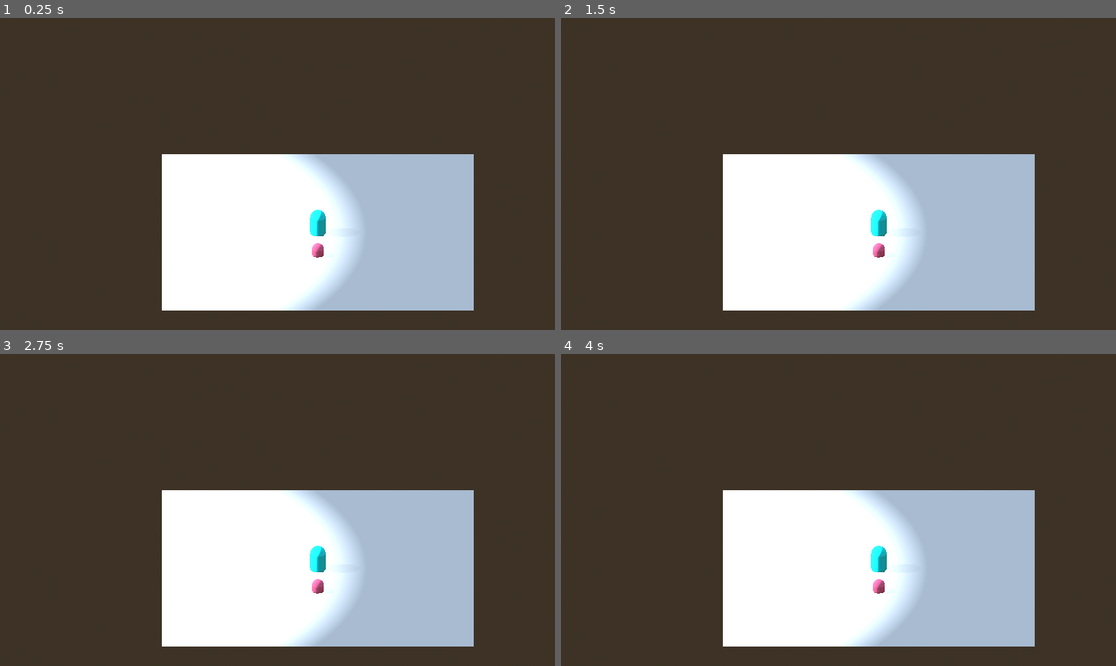
Above: before the commit, frames 1-4 (two rows, left to right).
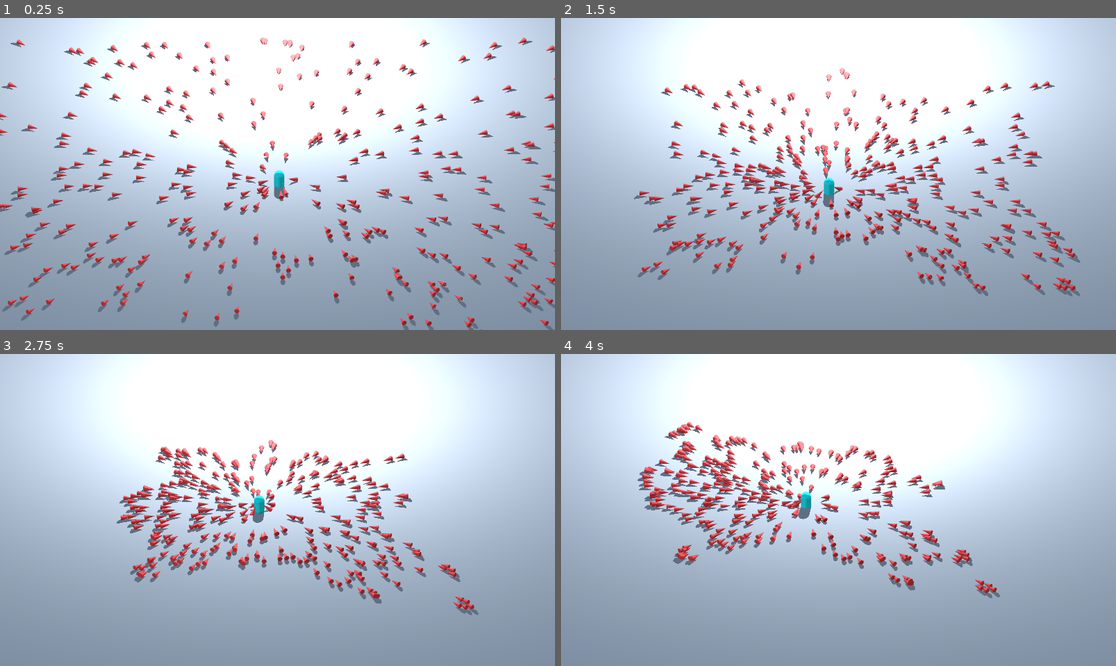
Above: after the commit, the same moments.

Repository: AnubrataDS/swarm
Game: Godot game, scene res://base.tscn
The game is run twice, just before and just after one commit, with the same random seed, the same clock (stepped at 60 frames per second) and the same inputs.
Inputs:
- Up to frame 1 (0.25 s): no input
- Up to frame 2 (1.5 s): no input
- Up to frame 3 (2.75 s): no input
- Up to frame 4 (4 s): no input

The runs differ from the first frame. In frame 1, 94% of the frame differs, in the area x 0-100%, y 0-100%; in frame 2, 95%; in frame 3, 94%; in frame 4, 94%.

Commit message:
Swarming v1

Diff:
--- a/base.tscn
+++ b/base.tscn
@@ -1,8 +1,15 @@
-[gd_scene load_steps=10 format=3 uid="uid://cxisj3pm4rwcg"]
+[gd_scene load_steps=11 format=3 uid="uid://cxisj3pm4rwcg"]
+
+[ext_resource type="Script" uid="uid://dhcj8cdeafcj3" path="res://spawner.gd" id="1_rpg24"]
+[ext_resource type="Script" uid="uid://dv22la5wopenx" path="res://player.gd" id="2_3vi8l"]
 
 [sub_resource type="PlaneMesh" id="PlaneMesh_g5ejs"]
+size = Vector2(1000, 1000)
+subdivide_width = 1000
+subdivide_depth = 1000
 
 [sub_resource type="StandardMaterial3D" id="StandardMaterial3D_g5ejs"]
+albedo_color = Color(0.57700837, 0.5770084, 0.57700837, 1)
 
 [sub_resource type="ProceduralSkyMaterial" id="ProceduralSkyMaterial_g5ejs"]
 
@@ -21,46 +28,51 @@
 [sub_resource type="StandardMaterial3D" id="StandardMaterial3D_rpg24"]
 albedo_color = Color(0.13725491, 1, 1, 1)
 
-[sub_resource type="CapsuleMesh" id="CapsuleMesh_rpg24"]
-radius = 0.392
-height = 1.046
-
-[sub_resource type="StandardMaterial3D" id="StandardMaterial3D_3vi8l"]
-albedo_color = Color(0.99215686, 0.4392157, 0.5803922, 1)
+[sub_resource type="CylinderShape3D" id="CylinderShape3D_rpg24"]
+height = 2.1
+radius = 0.7
 
 [node name="Node3D" type="Node3D"]
+script = ExtResource("1_rpg24")
 
 [node name="Plane" type="MeshInstance3D" parent="."]
 mesh = SubResource("PlaneMesh_g5ejs")
 surface_material_override/0 = SubResource("StandardMaterial3D_g5ejs")
 
 [node name="Camera3D" type="Camera3D" parent="."]
-transform = Transform3D(1, 0, 0, 0, 0.8660254, 0.5, 0, -0.5, 0.8660254, -0.25898206, 1.5367045, 1.9121838)
+transform = Transform3D(1, 0, 0, 0, 0.8660254, 0.5, 0, -0.5, 0.8660254, 0, 6.0843296, 10.286768)
 projection = 1
 current = true
-size = 2.0
-near = 0.001
-far = 99999.0
+fov = 104.1
+size = 3.0
+far = 999999.0
 
 [node name="WorldEnvironment" type="WorldEnvironment" parent="."]
 environment = SubResource("Environment_3vi8l")
-
-[node name="OmniLight3D" type="OmniLight3D" parent="."]
-transform = Transform3D(1, 0, 0, 0, 1, 0, 0, 0, 1, -1.3691838, 0.89799726, 0)
-light_energy = 1.495
-shadow_enabled = true
-shadow_bias = 0.021
-shadow_normal_bias = 1.602
-shadow_transmittance_bias = 2.06
-shadow_opacity = 0.31
-omni_range = 1.927
 
 [node name="Player" type="MeshInstance3D" parent="."]
 transform = Transform3D(0.1, 0, 0, 0, 0.1, 0, 0, 0, 0.1, 0, 0.05882878, 0)
 mesh = SubResource("CapsuleMesh_g5ejs")
 surface_material_override/0 = SubResource("StandardMaterial3D_rpg24")
+script = ExtResource("2_3vi8l")
 
-[node name="Enemy" type="MeshInstance3D" parent="."]
-transform = Transform3D(0.1, 0, 0, 0, 0.1, 0, 0, 0, 0.1, 0, 0.023568131, 0.27928868)
-mesh = SubResource("CapsuleMesh_rpg24")
-surface_material_override/0 = SubResource("StandardMaterial3D_3vi8l")
+[node name="Area3D" type="Area3D" parent="Player"]
+collision_mask = 2
+
+[node name="CollisionShape3D" type="CollisionShape3D" parent="Player/Area3D"]
+shape = SubResource("CylinderShape3D_rpg24")
+debug_color = Color(0.6431373, 0.4, 0.8627451, 1)
+
+[node name="Camera3D2" type="Camera3D" parent="."]
+transform = Transform3D(1, 0, 0, 0, 0.8466672, 0.53212285, 0, -0.53212285, 0.8466672, 0, 0.5896543, 1.5837538)
+
+[node name="OmniLight3D" type="OmniLight3D" parent="."]
+transform = Transform3D(1, 0, 0, 0, 1, 0, 0, 0, 1, -0.024289846, 1.5337641, -2.2604003)
+light_energy = 3.415
+light_size = 0.094
+shadow_enabled = true
+shadow_bias = 0.037
+shadow_blur = 0.56
+distance_fade_enabled = true
+omni_range = 166.403
+omni_attenuation = 1.881
--- /dev/null
+++ b/enemy.tscn
@@ -0,0 +1,35 @@
+[gd_scene load_steps=5 format=3 uid="uid://gfpwhjm46mw1"]
+
+[ext_resource type="Script" uid="uid://cewpcdpdtgdti" path="res://enemy_behavior.gd" id="1_7k104"]
+
+[sub_resource type="CylinderMesh" id="CylinderMesh_7k104"]
+top_radius = 0.0
+radial_segments = 8
+cap_top = false
+
+[sub_resource type="StandardMaterial3D" id="StandardMaterial3D_4gyqm"]
+albedo_color = Color(1, 0.30588236, 0.3019608, 1)
+disable_receive_shadows = true
+
+[sub_resource type="CylinderShape3D" id="CylinderShape3D_7k104"]
+radius = 1.0
+
+[node name="Enemy" type="Node3D"]
+transform = Transform3D(0.1, 0, 0, 0, 0.1, 0, 0, 0, 0.1, 0, 0, 0)
+script = ExtResource("1_7k104")
+
+[node name="Body" type="Node3D" parent="."]
+
+[node name="Cone" type="MeshInstance3D" parent="Body"]
+transform = Transform3D(0.5, 0, 0, 0, -2.1855694e-08, 0.5, 0, -0.5, -2.1855694e-08, 0, 0.25, 0)
+mesh = SubResource("CylinderMesh_7k104")
+skeleton = NodePath("../..")
+surface_material_override/0 = SubResource("StandardMaterial3D_4gyqm")
+
+[node name="Area3D" type="Area3D" parent="."]
+collision_layer = 2
+collision_mask = 3
+
+[node name="CollisionShape3D" type="CollisionShape3D" parent="Area3D"]
+transform = Transform3D(1, 0, 0, 0, -4.371139e-08, -1, 0, 1, -4.371139e-08, 0, 0.25, 0)
+shape = SubResource("CylinderShape3D_7k104")
--- /dev/null
+++ b/enemy_behavior.gd
@@ -0,0 +1,21 @@
+extends Node3D
+
+@export var player_ref: Node3D
+@onready var area = $Area3D
+@onready var cone = $Body
+var velocity: Vector3 = Vector3(0,0,0)
+var seek_strength = Vector3(10,0,10)
+var push_strength = Vector3(1.5,0,1.5)
+func _ready():
+	pass
+
+func _physics_process(delta: float) -> void:
+	cone.look_at(player_ref.get_position())
+	velocity = (player_ref.get_position() - get_position()).normalized()*seek_strength
+	var rng = Vector3(randf_range(-1,1), 0, randf_range(-1,1))
+	velocity += rng
+	var bodies = area.get_overlapping_areas()
+	for body in bodies:
+		var push =  (get_position()-body.get_position()).normalized()
+		velocity += push*push_strength
+	translate(velocity*delta)
--- /dev/null
+++ b/player.gd
@@ -0,0 +1,6 @@
+extends MeshInstance3D
+
+
+func _physics_process(delta: float) -> void:
+	var rng = Vector3(randf_range(-2,2), 0, randf_range(-2,2))
+	position += rng*delta
--- a/project.godot
+++ b/project.godot
@@ -14,3 +14,11 @@
 run/main_scene="uid://cxisj3pm4rwcg"
 config/features=PackedStringArray("4.5", "Forward Plus")
 config/icon="res://icon.svg"
+
+[rendering]
+
+2d/shadow_atlas/size=8192
+anti_aliasing/quality/msaa_3d=1
+anti_aliasing/screen_space_roughness_limiter/enabled=false
+anti_aliasing/quality/use_debanding=true
+lights_and_shadows/positional_shadow/atlas_size=8196
--- /dev/null
+++ b/spawner.gd
@@ -0,0 +1,11 @@
+extends Node3D
+const enemy_scene: PackedScene =  preload('res://enemy.tscn')
+@onready
+var player_ref = $Player
+const count = 300;
+func _ready():
+	for i in range(count):
+		var en = enemy_scene.instantiate()
+		en.translate(Vector3(randf_range(-30,30), 0 , randf_range(-30,30)))
+		en.player_ref = player_ref
+		add_child(en)
Not shown, added: enemy_behavior.gd.uid
Not shown, added: player.gd.uid
Not shown, added: spawner.gd.uid
